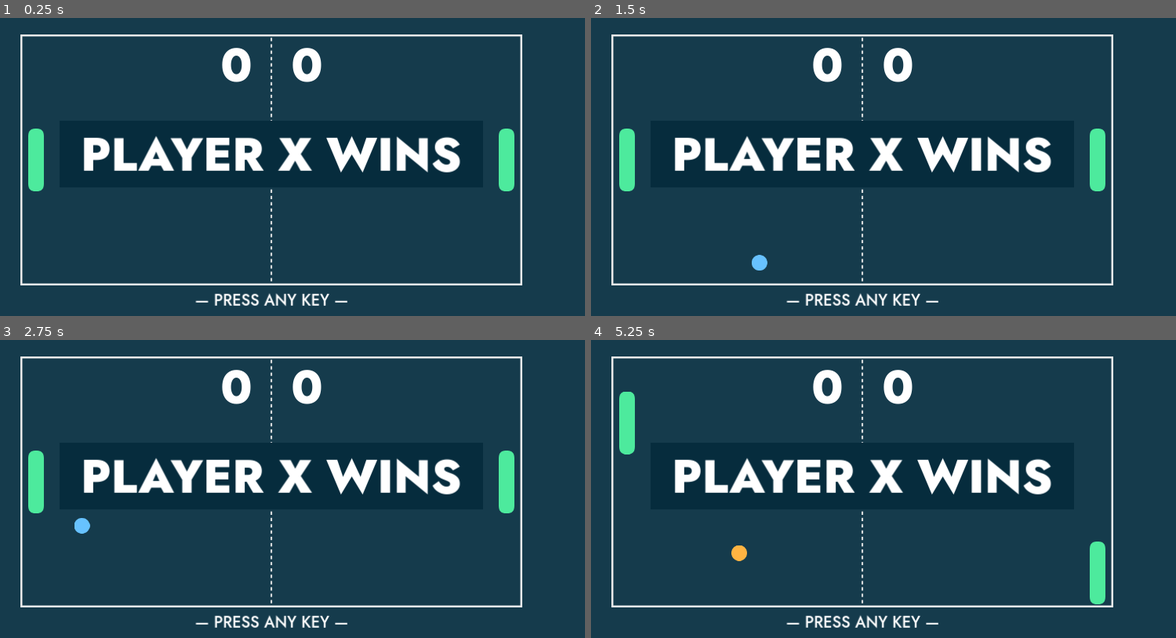
Above: before the commit, frames 1-4 (two rows, left to right).
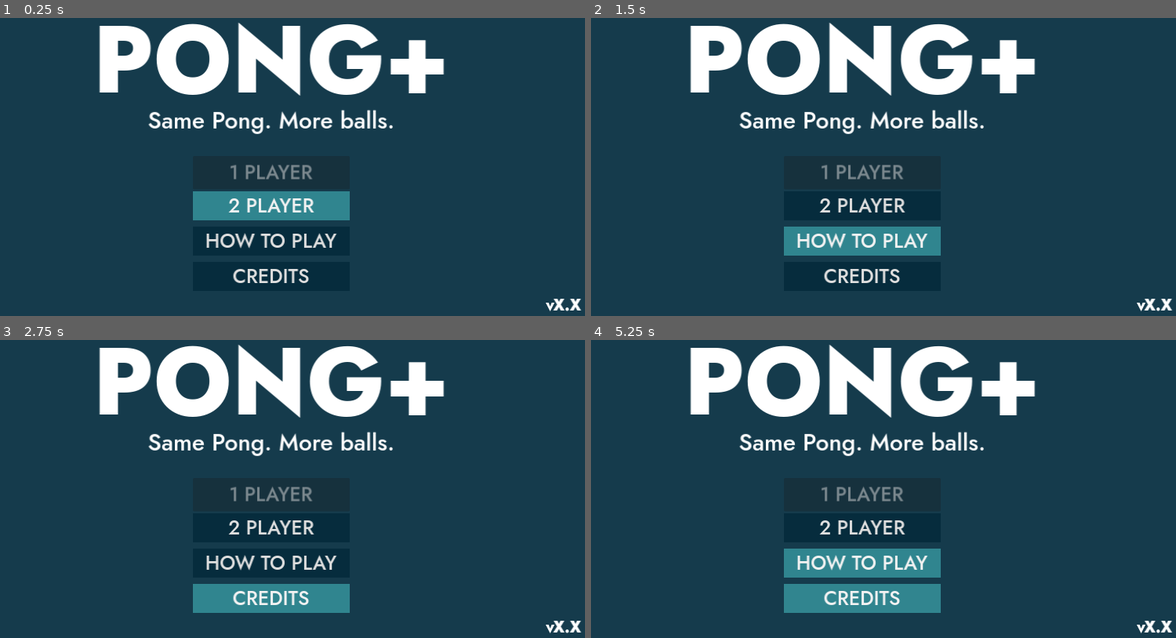
Above: after the commit, the same moments.

Repository: cf-Le3/pong-plus
Game: Godot game, scene res://main/main.tscn
Same seed, same stepped clock (60 frames per second), same inputs: the game is played once before the commit and once after it.
Inputs (mouse positions are in pixels of both pictures, inside the frame that each line leads up to):
- Up to frame 1 (0.25 s): no input
- Up to frame 2 (1.5 s): click (860, 205) at 0.5 s, where only the run after the commit has a clickable "2 PLAYER"; click (860, 241) at 1.25 s, where only the run after the commit has a clickable "HOW TO PLAY"
- Up to frame 3 (2.75 s): click (269, 599) at 2 s, where only the run after the commit has a clickable "CREDITS"
- Up to frame 4 (5.25 s): hold W (up_player1) 2.78-3.53 s; hold Down (down_player2) 2.78-3.53 s; hold S (down_player1) 3.53-4.28 s; tap Up (up_player2) at 3.6, 5.1 s; hold Down (down_player2) 4.28-5.03 s; hold W (up_player1) from 4.28 s (still down)

The runs differ from the first frame. In frame 1, 20% of the frame differs, in the area x 3-100%, y 1-99%; in frame 2, 19%; in frame 3, 19%; in frame 4, 22%.
Error after the commit: Parse Error: Identifier "_on_close_game" not declared in the current scope. (res://main/main.gd:8)

Commit message:
Implement ability to start a new game
Now launches a new game upon pressing the "2-Player" button.

Diff:
--- a/Pong Plus/main/main.gd
+++ b/Pong Plus/main/main.gd
@@ -1,9 +1,13 @@
 extends Node
+@export var game_scene: PackedScene
+var game
 
-# Called when the node enters the scene tree for the first time.
-func _ready() -> void:
-	pass
+func _on_title_new_game_multiplayer() -> void:
+	enable_title(false)
+	game = game_scene.instantiate()
+	game.connect("close_game", _on_close_game)
+	add_child(game)
 
-# Called every frame. 'delta' is the elapsed time since the previous frame.
-func _process(delta: float) -> void:
-	pass
+func enable_title(status: bool) -> void:
+	$Title.visible = status
+	$Title.set_process_input(status)
--- a/Pong Plus/main/main.tscn
+++ b/Pong Plus/main/main.tscn
@@ -1,10 +1,12 @@
-[gd_scene load_steps=3 format=3 uid="uid://dbv1atm3o3avv"]
+[gd_scene load_steps=4 format=3 uid="uid://dbv1atm3o3avv"]
 
 [ext_resource type="Script" path="res://main/main.gd" id="1_wtcpt"]
-[ext_resource type="PackedScene" uid="uid://dfodn8ia5n12i" path="res://game/game.tscn" id="2_0vflj"]
+[ext_resource type="PackedScene" uid="uid://bdol5wggxteul" path="res://title/title.tscn" id="2_afa6e"]
+[ext_resource type="PackedScene" uid="uid://dfodn8ia5n12i" path="res://game/game.tscn" id="2_w43ni"]
 
 [node name="Main" type="Node"]
 script = ExtResource("1_wtcpt")
+game_scene = ExtResource("2_w43ni")
 
 [node name="ColorRect" type="ColorRect" parent="."]
 anchors_preset = 15
@@ -14,4 +16,6 @@
 grow_vertical = 2
 color = Color(0.082485, 0.231064, 0.299641, 1)
 
-[node name="Game" parent="." instance=ExtResource("2_0vflj")]
+[node name="Title" parent="." instance=ExtResource("2_afa6e")]
+
+[connection signal="new_game_multiplayer" from="Title" to="." method="_on_title_new_game_multiplayer"]
--- /dev/null
+++ b/Pong Plus/title/title.gd
@@ -0,0 +1,9 @@
+extends CanvasLayer
+signal new_game_multiplayer
+
+# Called when the node enters the scene tree for the first time.
+func _ready() -> void:
+	$MultiPlayerButton.grab_focus()
+
+func _on_multi_player_button_pressed() -> void:
+	new_game_multiplayer.emit()
